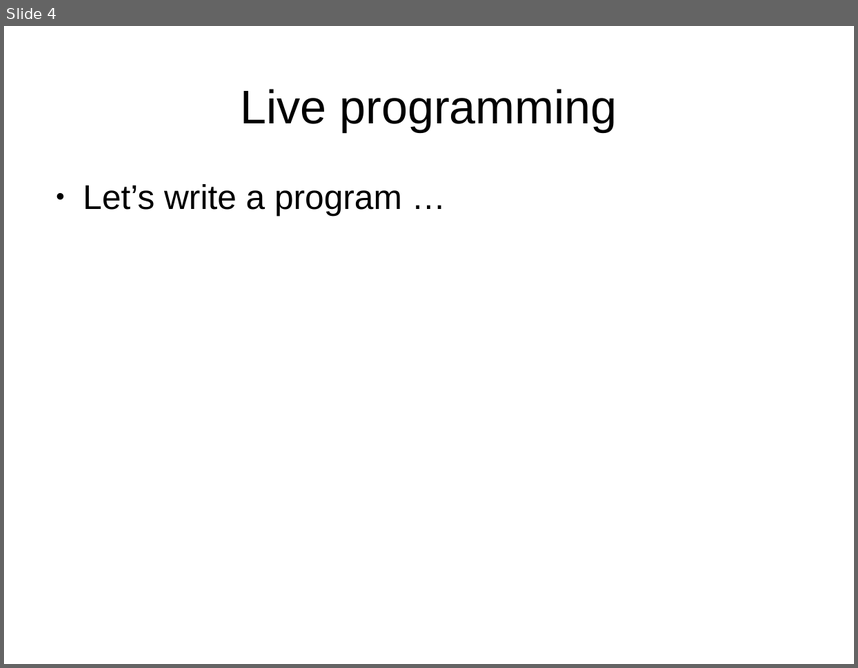
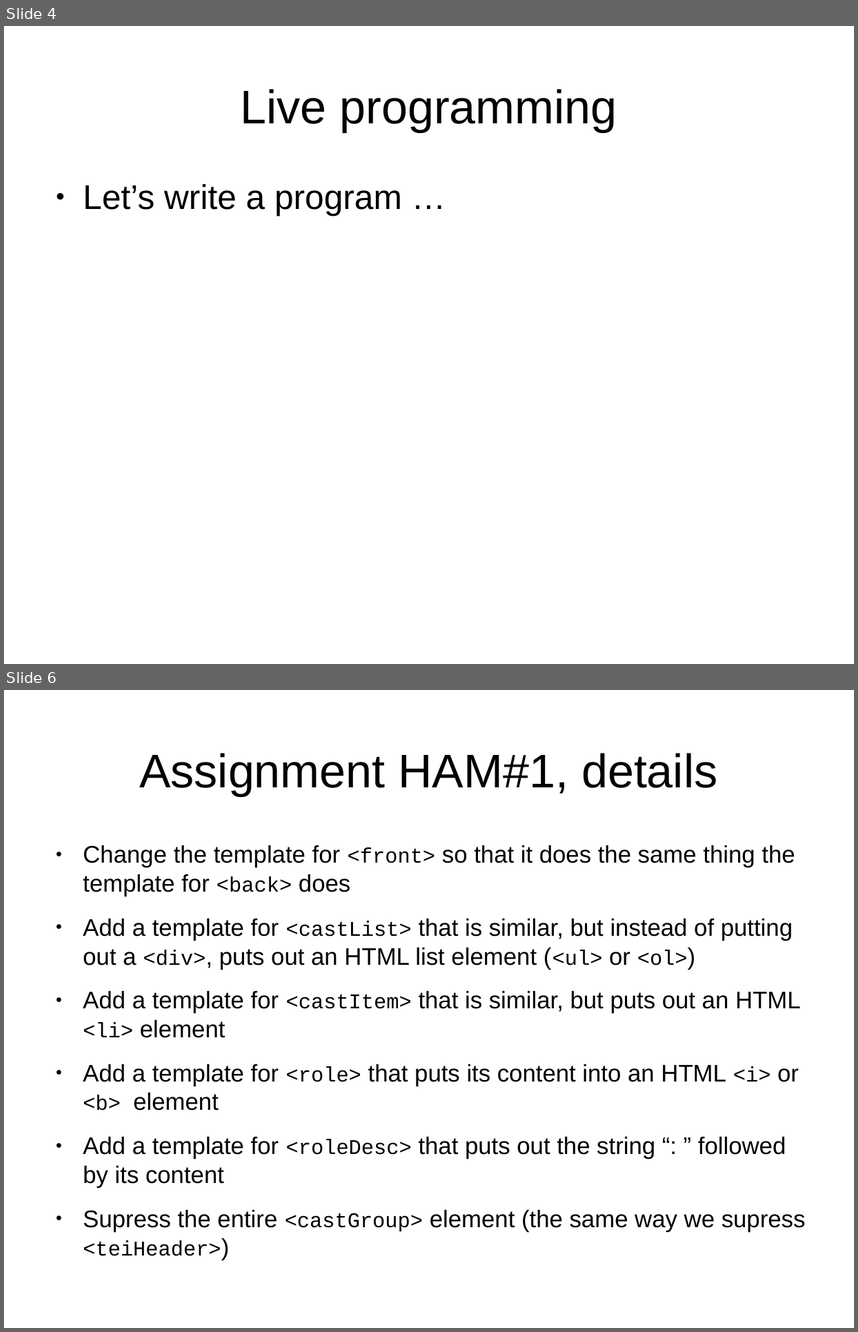
Before and after one commit to martindholmes/XSLT_workshops, a slide deck: intro/presentations/07_Hamlet_in_HTML.odp. Shown one above the other, each under a label of ours: slide 4 before the commit, slides 4 and 6 after it; the slides between them are not shown. The pictures are 858x668 and 858x1332 pixels, drawn with LibreOffice and Linux fonts; fonts in the diff are those of the drawing. Boxes give left, top, right and bottom in pixels: in the first picture for what was removed or moved away, otherwise in the second. Text is boxed around its words. In the diff, an @@ line names an element or a change of style, - is before the commit and + after.

```diff
--- a/intro/presentations/07_Hamlet_in_HTML.odp
+++ b/intro/presentations/07_Hamlet_in_HTML.odp
@@ slide 6 added at (4, 690, 854, 1328), background #FFFFFF @@
@@ title added at (139, 753, 717, 796), 44 pt, text #000000 @@
+Assignment HAM#1, details
@@ text added at (83, 845, 806, 1256), 22.4 pt, text #000000 @@
+● Change the template for <front> so that it does the same thing the template for <back> does
+● Add a template for <castList> that is similar, but instead of putting out a <div>, puts out an HTML list element (<ul> or <ol>)
+● Add a template for <castItem> that is similar, but puts out an HTML <li> element
+● Add a template for <role> that puts its content into an HTML <i> or <b> element
+● Add a template for <roleDesc> that puts out the string “: ” followed by its content
+● Supress the entire <castGroup> element (the same way we supress <teiHeader>)
```
Also in this commit, not shown: 1 slide changed, 2 other slides added, 1 other file.
